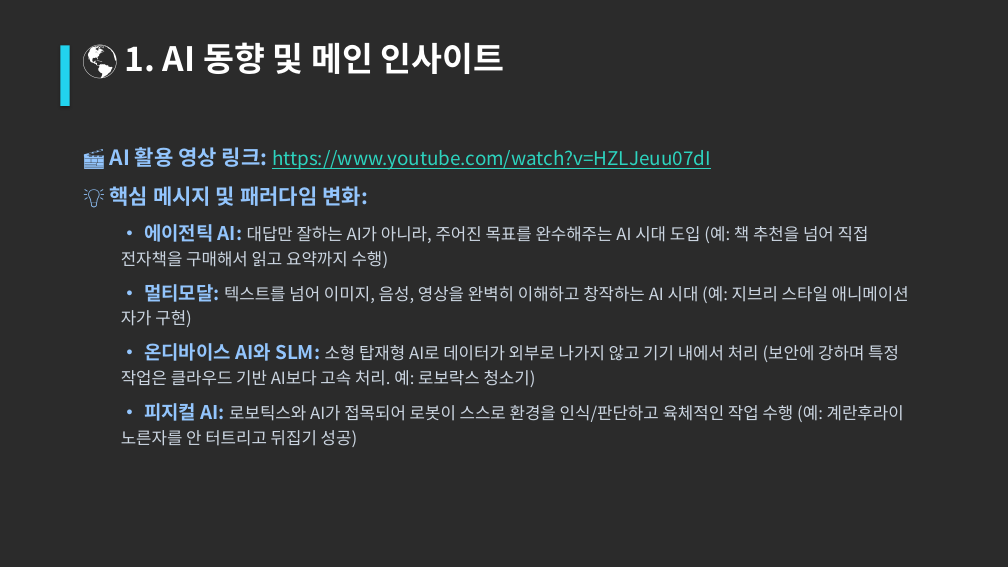
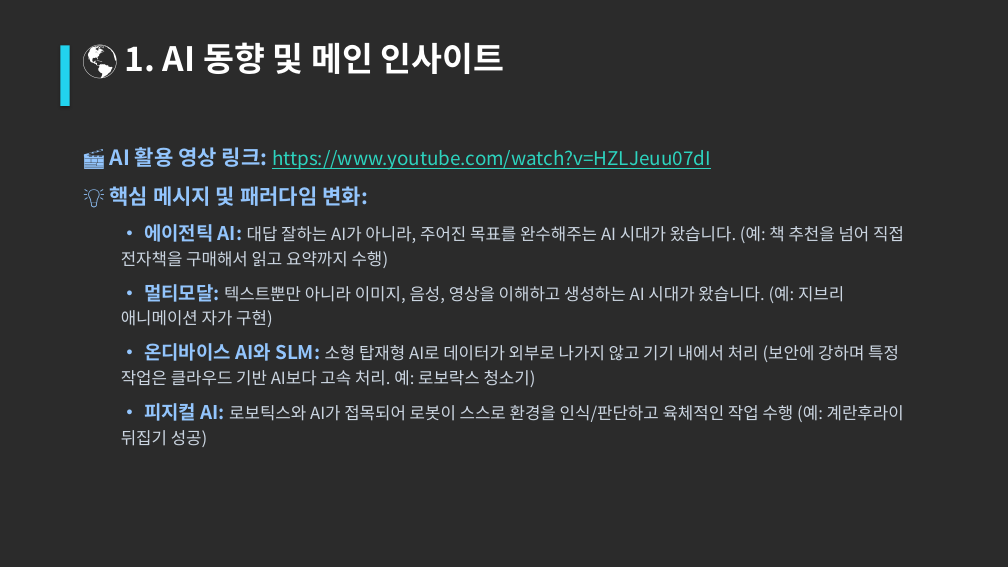
Before and after one commit to dreefinkjk/sky_ai_course, a slide deck: slide 3 of AI_companion_lecture.pptx. Drawn at 1008x567 pixels with LibreOffice and Linux fonts; fonts in the diff are those of the drawing; background and template pictures are left out; a plain dark background stands for a picture behind light text. Boxes give left, top, right and bottom in pixels: in the first picture for what was removed or moved away, otherwise in the second. Text is boxed around its words. In the diff, an @@ line names an element or a change of style, - is before the commit and + after.

```diff
--- a/AI_companion_lecture.pptx
+++ b/AI_companion_lecture.pptx
@@ text at (121, 224, 904, 327): text changed @@
-  • 에이전틱 AI: 대답만 잘하는 AI가 아니라, 주어진 목표를 완수해주는 AI 시대 도입 (예: 책 추천을 넘어 직접 전자책을 구매해서 읽고 요약까지 수행)
-  • 멀티모달: 텍스트를 넘어 이미지, 음성, 영상을 완벽히 이해하고 창작하는 AI 시대 (예: 지브리 스타일 애니메이션 자가 구현)
+  • 에이전틱 AI: 대답 잘하는 AI가 아니라, 주어진 목표를 완수해주는 AI 시대가 왔습니다. (예: 책 추천을 넘어 직접 전자책을 구매해서 읽고 요약까지 수행)
+  • 멀티모달: 텍스트뿐만 아니라 이미지, 음성, 영상을 이해하고 생성하는 AI 시대가 왔습니다. (예: 지브리 애니메이션 자가 구현)
@@ text at (121, 403, 904, 447): text changed @@
-  • 피지컬 AI: 로보틱스와 AI가 접목되어 로봇이 스스로 환경을 인식/판단하고 육체적인 작업 수행 (예: 계란후라이 노른자를 안 터트리고 뒤집기 성공)
+  • 피지컬 AI: 로보틱스와 AI가 접목되어 로봇이 스스로 환경을 인식/판단하고 육체적인 작업 수행 (예: 계란후라이 뒤집기 성공)
```
Also in this commit, not shown: 7 other slides changed.
